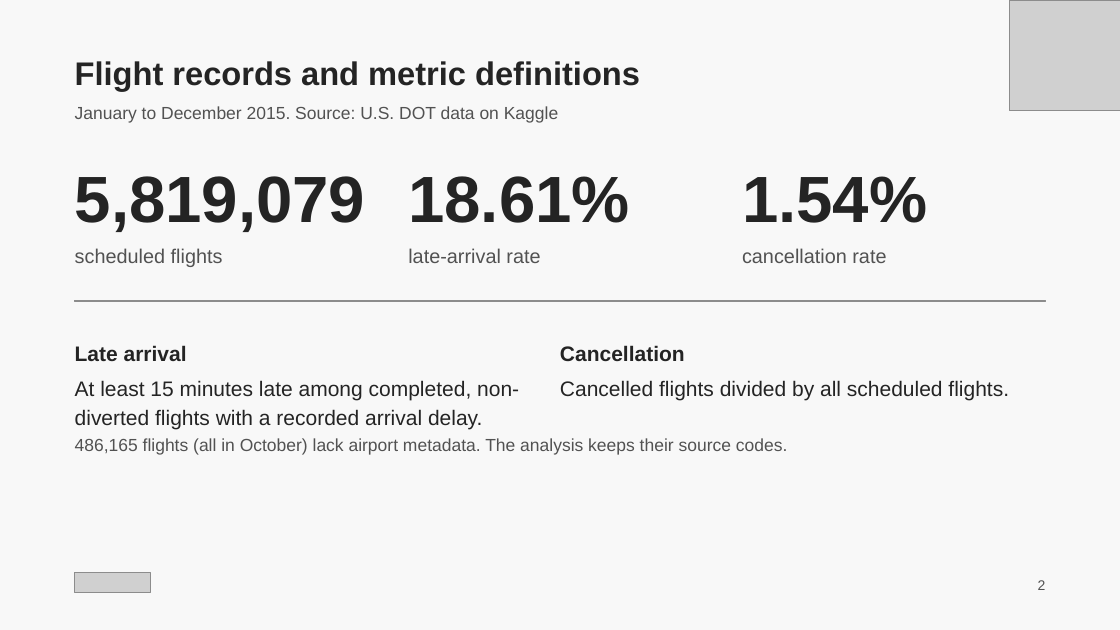
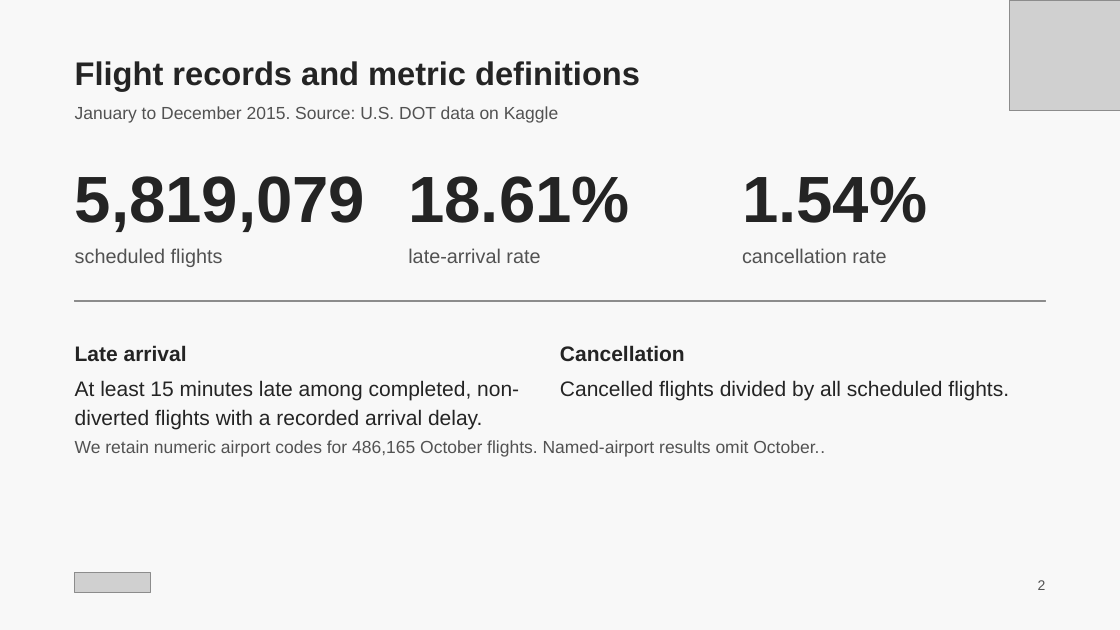
Before and after one commit to aknazar47/Programming-Final-Flights, a slide deck: slide 2 of submission/Flight Delays and Cancellations.pptx. Drawn at 1120x630 pixels with LibreOffice and Linux fonts; fonts in the diff are those of the drawing; grey boxes stand for pictures. Boxes give left, top, right and bottom in pixels: in the first picture for what was removed or moved away, otherwise in the second. Text is boxed around its words. In the diff, an @@ line names an element or a change of style, - is before the commit and + after.

```diff
--- a/submission/Flight Delays and Cancellations.pptx
+++ b/submission/Flight Delays and Cancellations.pptx
@@ text at bbox=[75, 440, 825, 457]: text changed @@
-486,165 flights (all in October) lack airport metadata. The analysis keeps their source codes.
+We retain numeric airport codes for 486,165 October flights. Named-airport results omit October..
```
Also in this commit, not shown: 4 other slides changed, 1 other file.
